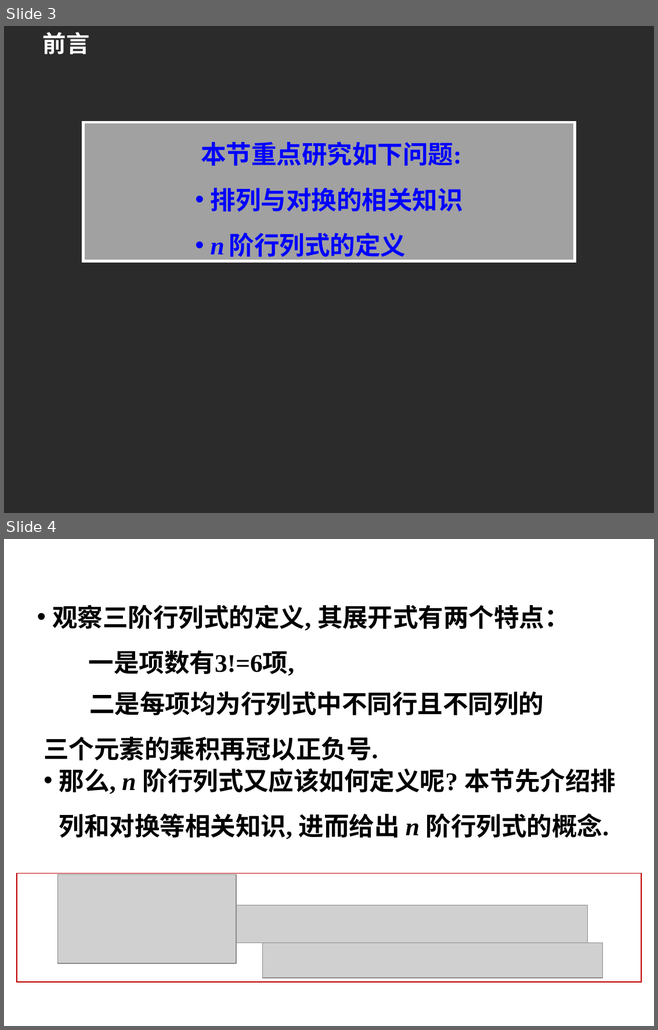
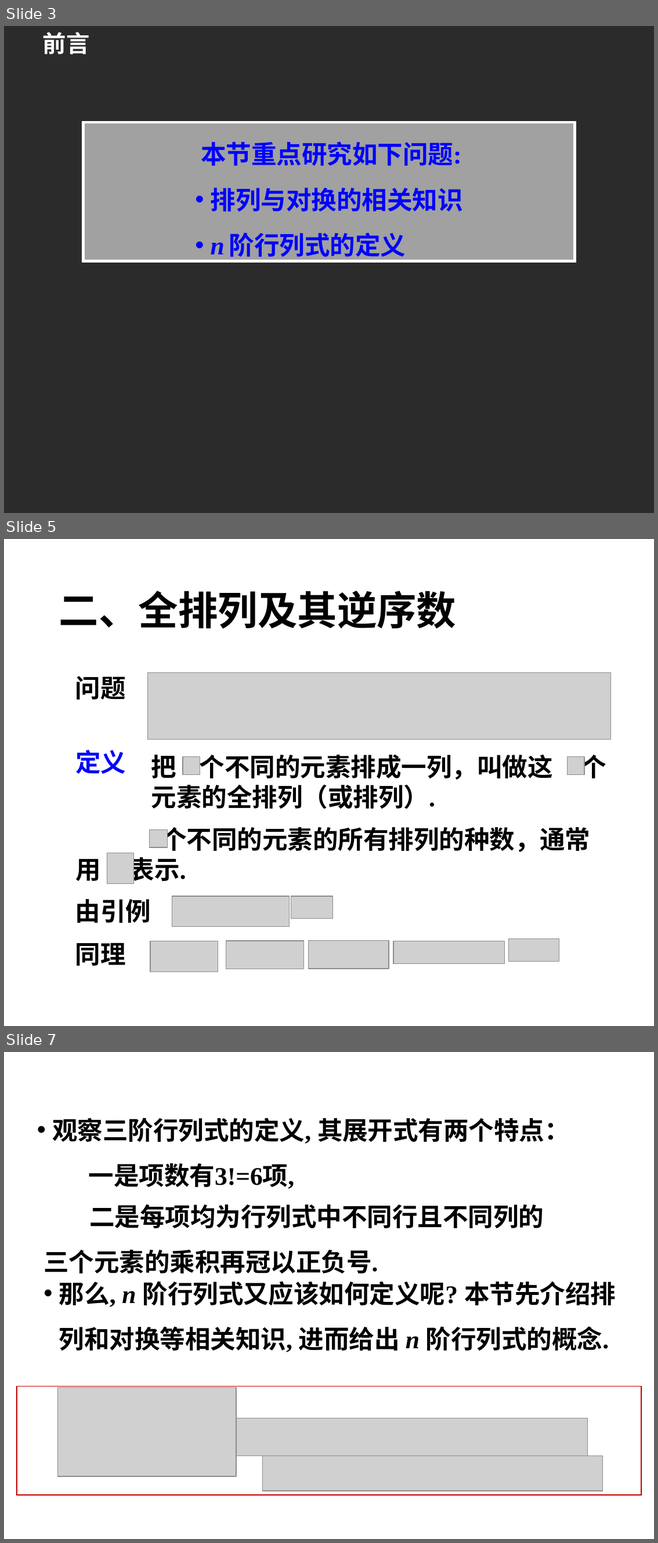
Before and after one commit to zeemeil/zeemeil.github.io, a slide deck: files/2025_2_LM/1005_0102.pptx. Shown one above the other, each under a label of ours: slides 3 and 4 before the commit, slides 3, 5 and 7 after it; the slides between them are not shown. The pictures are 658x1030 and 658x1543 pixels, drawn with LibreOffice and Linux fonts; fonts in the diff are those of the drawing; grey boxes stand for pictures; background and template pictures are left out; a plain dark background stands for a picture behind light text. Boxes give left, top, right and bottom in pixels: in the first picture for what was removed or moved away, otherwise in the second. Text is boxed around its words. In the diff, an @@ line names an element or a change of style, - is before the commit and + after.

```diff
--- a/files/2025_2_LM/1005_0102.pptx
+++ b/files/2025_2_LM/1005_0102.pptx
@@ slide 5 added at bbox=[4, 539, 654, 1026], background picture (left out) @@
@@ text added at bbox=[59, 591, 456, 629], 44 pt, text #000000, bold @@
+二、全排列及其逆序数
@@ text added at bbox=[75, 676, 126, 700], 28 pt, text #000000, bold @@
+问题
@@ picture added at bbox=[148, 673, 610, 740] @@
@@ text added at bbox=[75, 750, 126, 774], 28 pt, text #0606FA, bold @@
+定义
@@ text added at bbox=[151, 754, 553, 809], 28 pt, text #000000, bold @@
+把 个不同的元素排成一列，叫做这 个元素的全排列（或排列）.
@@ picture added at bbox=[183, 757, 199, 776] @@
@@ picture added at bbox=[567, 757, 584, 776] @@
@@ text added at bbox=[129, 827, 590, 884], 28 pt, text #000000, bold @@
+个不同的元素的所有排列的种数，通常用 表示.
@@ picture added at bbox=[150, 830, 168, 848] @@
@@ picture added at bbox=[107, 853, 133, 884] @@
@@ text added at bbox=[75, 899, 151, 923], 28 pt, text #000000, bold @@
+由引例
@@ picture added at bbox=[172, 896, 289, 927] @@
@@ picture added at bbox=[291, 896, 333, 919] @@
@@ picture added at bbox=[508, 939, 558, 961] @@
@@ text added at bbox=[75, 943, 126, 966], 28 pt, text #000000, bold @@
+同理
@@ picture added at bbox=[150, 941, 217, 972] @@
@@ picture added at bbox=[226, 941, 303, 969] @@
@@ picture added at bbox=[308, 941, 389, 969] @@
@@ picture added at bbox=[393, 941, 504, 964] @@
@@ what was slide 4 is now slide 7 @@
```
Also in this commit, not shown: 18 other slides added, 2 slides removed, 2 other files.
